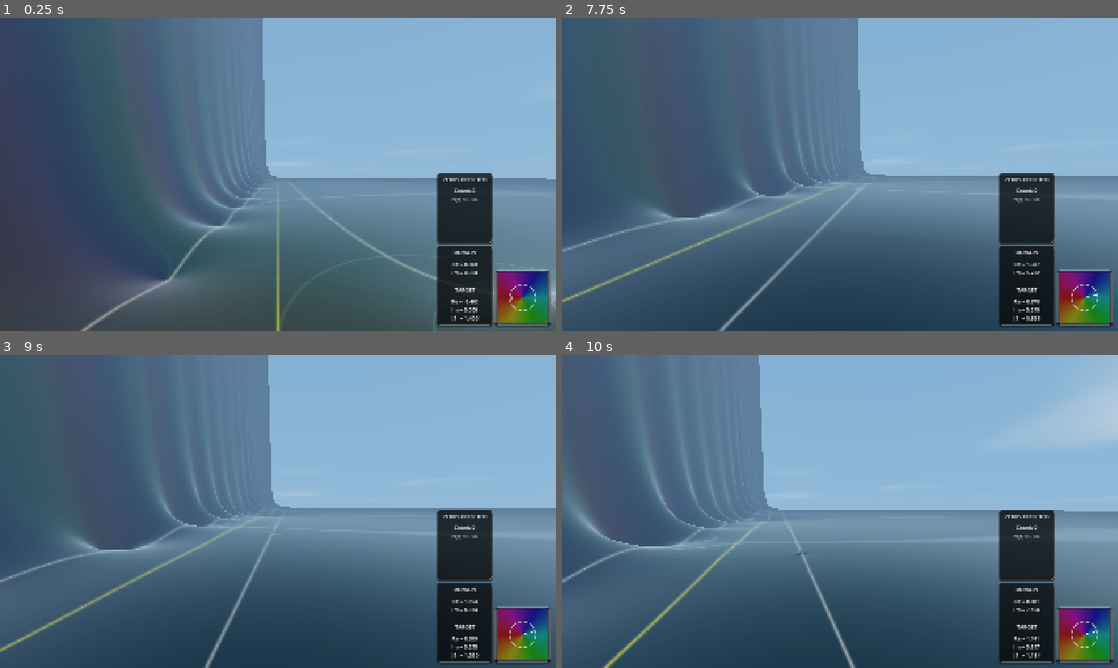
Above: before the commit, frames 1-4 (two rows, left to right).
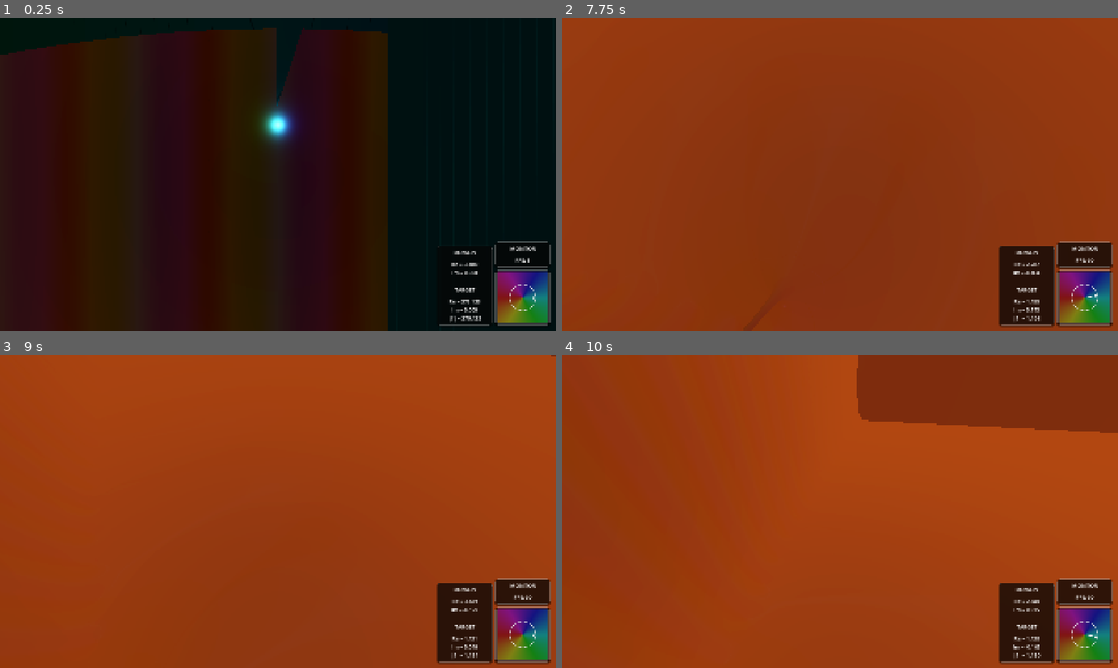
Above: after the commit, the same moments.

Repository: allanino/complex-functions-explorer
Game: Godot game, scene res://core/main.tscn
Two runs of this game, one before a commit and one after it. Both use one fixed random seed, a clock stepped at 60 frames per second and the inputs below.
Inputs (mouse positions are in pixels of both pictures, inside the frame that each line leads up to):
- Up to frame 1 (0.25 s): no input
- Up to frame 2 (7.75 s): tap Enter at 0.5 s; move the mouse to (867, 174) at 0.52 s; hold W (move_forward) 0.53-5.78 s; tap G at 0.6, 5.85 s; click (867, 174) at 0.67 s; tap Space at 0.77, 1.52, 3.02, 3.77, 4.52, 6.02, 6.77, 7.52 s; move the mouse to (812, 174) at 1.27 s; tap N at 1.35, 6.6 s; move the mouse to (851, 168) at 2.02 s; tap C at 2.1, 7.35 s; move the mouse to (834, 180) at 2.77 s; tap Z at 2.85 s; click (834, 180) at 2.92 s; move the mouse to (878, 177) at 3.52 s; tap R at 3.6 s; move the mouse to (795, 171) at 4.27 s; tap Shift at 4.35 s; move the mouse to (845, 174) at 5.02 s; hold Ctrl 5.03-5.78 s; click (845, 174) at 5.17 s; move the mouse to (817, 168) at 5.77 s; hold D (move_right) 5.78-6.53 s; move the mouse to (867, 174) at 6.52 s; hold W (move_forward) from 6.53 s (still down); move the mouse to (812, 174) at 7.27 s; click (812, 174) at 7.42 s
- Up to frame 3 (9 s): move the mouse to (289, 505) at 8.02 s; tap Z at 8.1 s; move the mouse to (272, 517) at 8.77 s; release W (move_forward) at 8.78 s; hold A (move_left) from 8.78 s (still down); tap R at 8.85 s
- Up to frame 4 (10 s): tap Space at 9.02, 9.77 s; move the mouse to (878, 514) at 9.52 s; release A (move_left) at 9.53 s; hold W (move_forward) from 9.53 s (still down); hold Shift from 9.53 s (still down); click (878, 514) at 9.67 s

The runs differ from the first frame. In frame 1, 98% of the frame differs, in the area x 0-100%, y 0-100%; in frame 2, 97%; in frame 3, 98%; in frame 4, 98%.

Commit message:
feat: add run_demo toggle and update default simulation parameters and iteration ranges

Diff:
--- a/player/player_controller.gd
+++ b/player/player_controller.gd
@@ -1,4 +1,7 @@
 extends CharacterBody3D
+
+@export var enable_joystick: bool = false
+@export var run_demo: bool = true
 
 const MOUSE_SENSITIVITY = 0.002
 const DOUBLE_PRESS_TIME = 0.3
@@ -9,7 +12,6 @@
 
 var rotation_x = 0.0
 var camera_input_dir: Vector2 = Vector2.ZERO
-@export var enable_joystick: bool = false
 var auto_walk_state = AutoWalkState.NONE
 var newton_target_z: Vector2 = Vector2.ZERO
 var newton_wait_timer: float = 0.0
@@ -97,7 +99,8 @@
 			if not settings_btn.pressed.is_connected(main_ui.toggle_menu.bind(false)):
 				settings_btn.pressed.connect(main_ui.toggle_menu.bind(false))
 
-	# demo_actions()
+	if run_demo:
+		demo_actions()
 
 func _update_ui_states():
 	if main_ui:
@@ -502,12 +505,12 @@
 
 
 func demo_actions():
-	Config.day_time = 19860
+	Config.day_time = 18420
 	Config.day_duration = 600.0
 	Config.freeze_time = false
 	Config.show_critical_stripe = 0
 	Config.show_hud_zeros = false
-	Config.show_hud_monitor_fps = false
+	Config.show_hud_monitor_fps = true
 	Config.show_hud_monitor_chunks = false
 	Config.shadows_enabled = false
 	Config.show_curves = true
